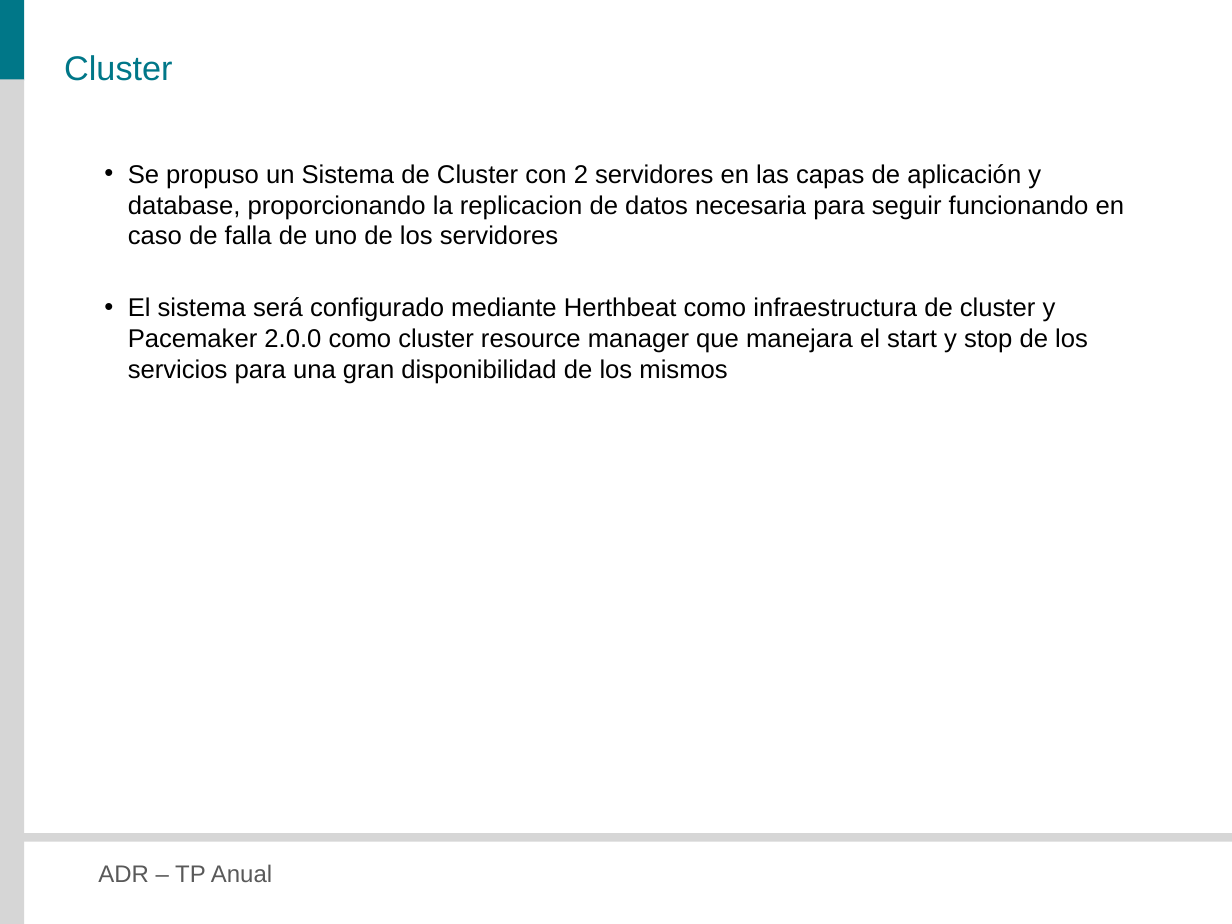
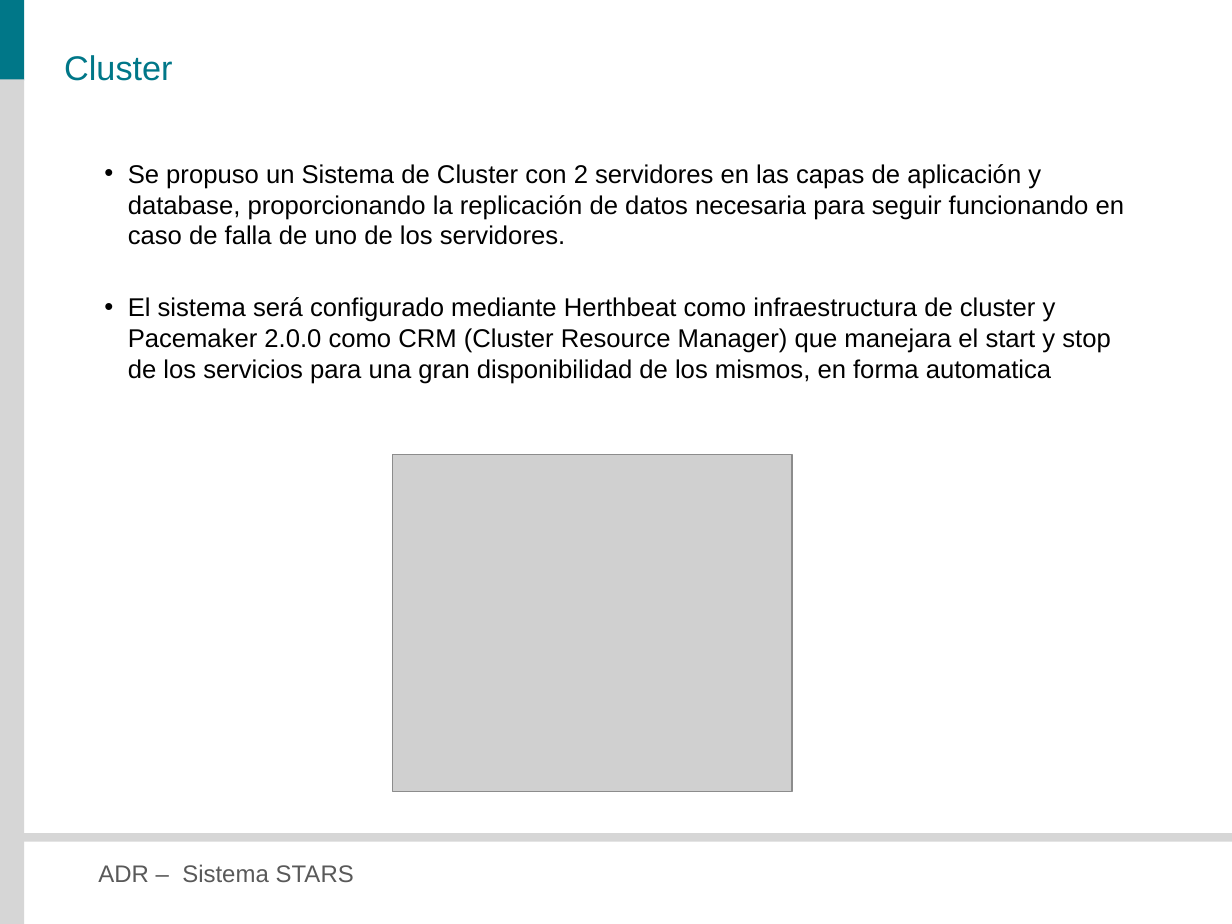
Before and after one commit to veritoreinoso/adr-2010, a slide deck: slide 16 of Presentacion.pptx. Drawn at 1232x924 pixels with LibreOffice and Linux fonts; fonts in the diff are those of the drawing; grey boxes stand for pictures. Boxes give left, top, right and bottom in pixels: in the first picture for what was removed or moved away, otherwise in the second. Text is boxed around its words. In the diff, an @@ line names an element or a change of style, - is before the commit and + after.

```diff
--- a/Presentacion.pptx
+++ b/Presentacion.pptx
@@ text at (128,164,1125,384): text changed @@
-• Se propuso un Sistema de Cluster con 2 servidores en las capas de aplicación y database, proporcionando la replicacion de datos necesaria para seguir funcionando en caso de falla de uno de los servidores
-• El sistema será configurado mediante Herthbeat como infraestructura de cluster y Pacemaker 2.0.0 como cluster resource manager que manejara el start y stop de los servicios para una gran disponibilidad de los mismos
+• Se propuso un Sistema de Cluster con 2 servidores en las capas de aplicación y database, proporcionando la replicación de datos necesaria para seguir funcionando en caso de falla de uno de los servidores.
+• El sistema será configurado mediante Herthbeat como infraestructura de cluster y Pacemaker 2.0.0 como CRM (Cluster Resource Manager) que manejara el start y stop de los servicios para una gran disponibilidad de los mismos, en forma automatica
@@ picture added at (393,455,792,792) @@
@@ text at (98,864,354,882): text changed @@
-ADR – TP Anual
+ADR – Sistema STARS
```
Also in this commit, not shown: 31 other slides changed, 1 slide added, 1 slide removed.
